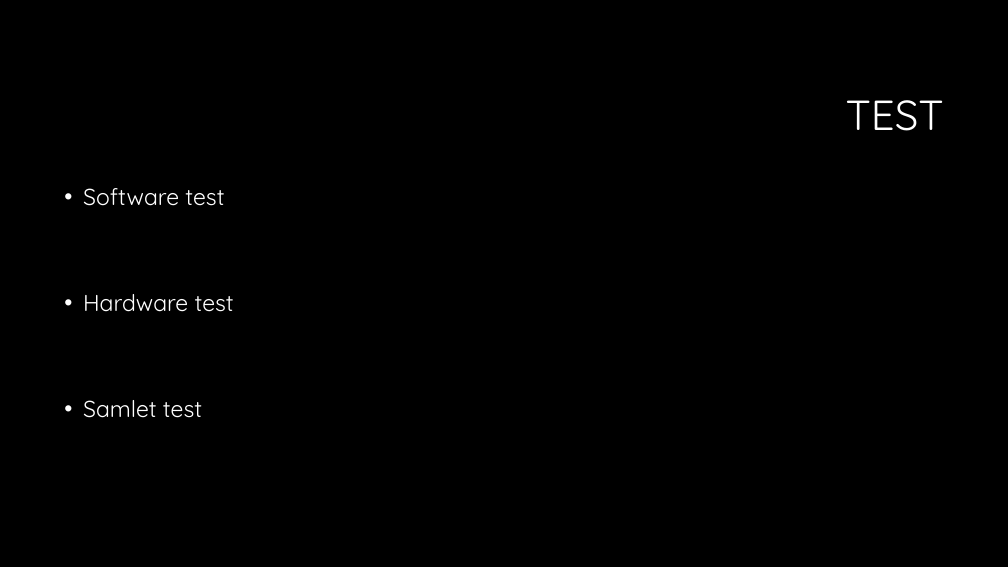
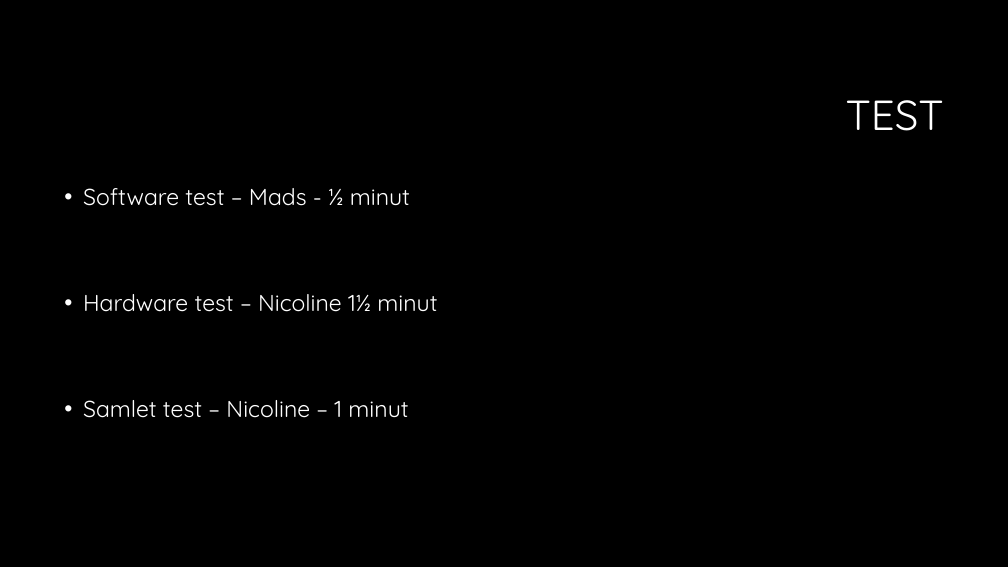
Before and after one commit to sarakirkeby/Semester-Projekt-3, a slide deck: slide 9 of Bifiler til projekt/Semesterprojekt 3.pptx. Drawn at 1008x567 pixels with LibreOffice and Linux fonts; fonts in the diff are those of the drawing; background and template pictures are left out. Boxes give left, top, right and bottom in pixels: in the first picture for what was removed or moved away, otherwise in the second. Text is boxed around its words. In the diff, an @@ line names an element or a change of style, - is before the commit and + after.

```diff
--- a/Bifiler til projekt/Semesterprojekt 3.pptx
+++ b/Bifiler til projekt/Semesterprojekt 3.pptx
@@ text at box(83, 188, 437, 418): text changed @@
-• Software test
-• Hardware test
-• Samlet test
+• Software test – Mads - ½ minut
+• Hardware test – Nicoline 1½ minut
+• Samlet test – Nicoline – 1 minut
```
Also in this commit, not shown: 8 other slides changed.
